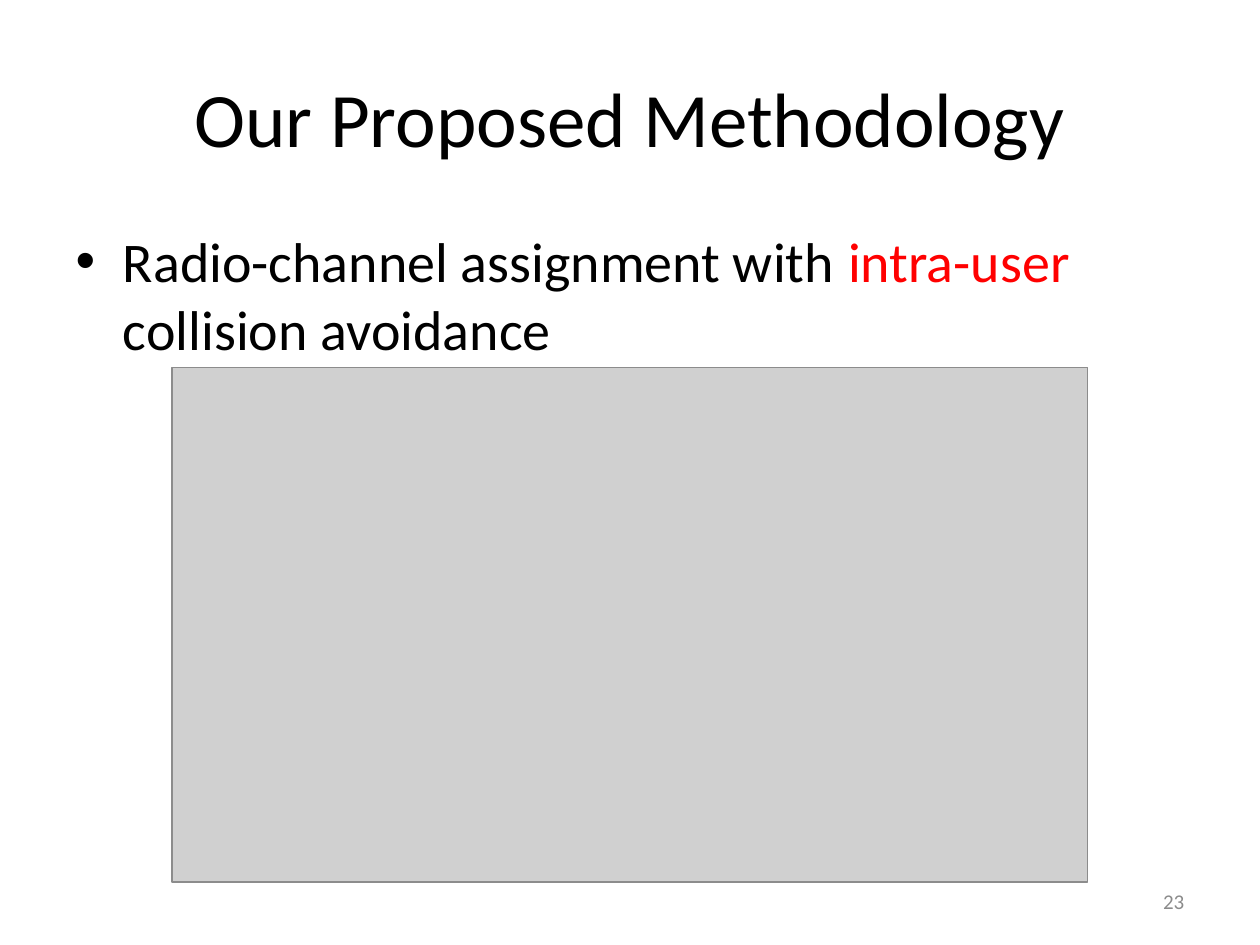
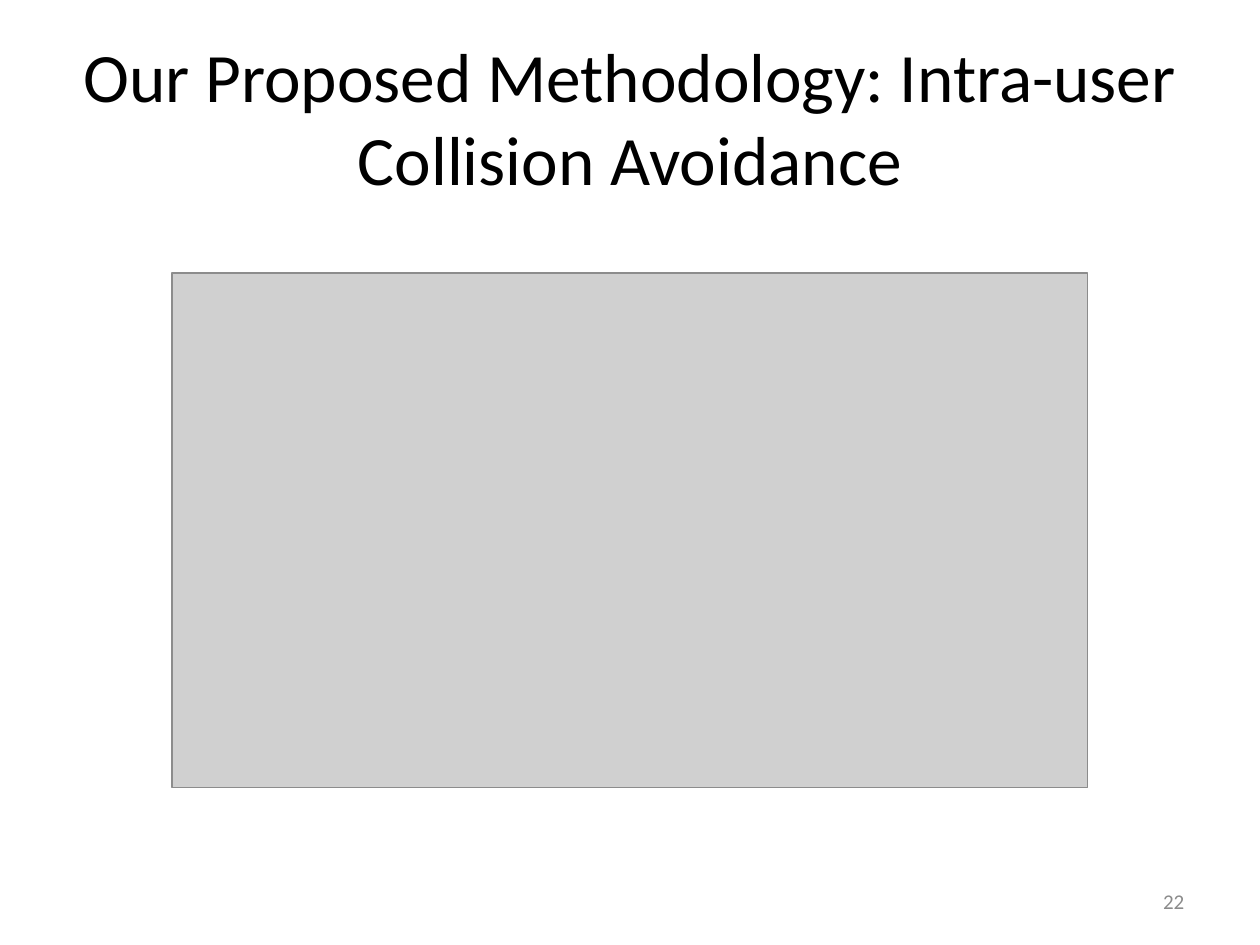
Before and after one commit to takhandipu/MSThesisPresentation, a slide deck: slide 22 of draft.pptx (slide 23 before the commit). Drawn at 1260x945 pixels with LibreOffice and Linux fonts; fonts in the diff are those of the drawing; grey boxes stand for pictures. Boxes give left, top, right and bottom in pixels: in the first picture for what was removed or moved away, otherwise in the second. Text is boxed around its words. In the diff, an @@ line names an element or a change of style, - is before the commit and + after.

```diff
--- a/draft.pptx
+++ b/draft.pptx
@@ title at box(83, 54, 1176, 186): text changed; size 44 to 39.6 pt @@
-Our Proposed Methodology
+Our Proposed Methodology: Intra-user Collision Avoidance
@@ text removed at box(123, 243, 1070, 351) @@
-• Radio-channel assignment with intra-user collision avoidance
@@ picture: place and size @@
-picture at box(173, 368, 1089, 882)
+picture at box(173, 273, 1089, 788)
@@ page number at box(1163, 895, 1184, 909): text changed @@
-23
+22
```
Also in this commit, not shown: 23 other slides changed, 1 slide added, 1 slide removed, 1 other file.
